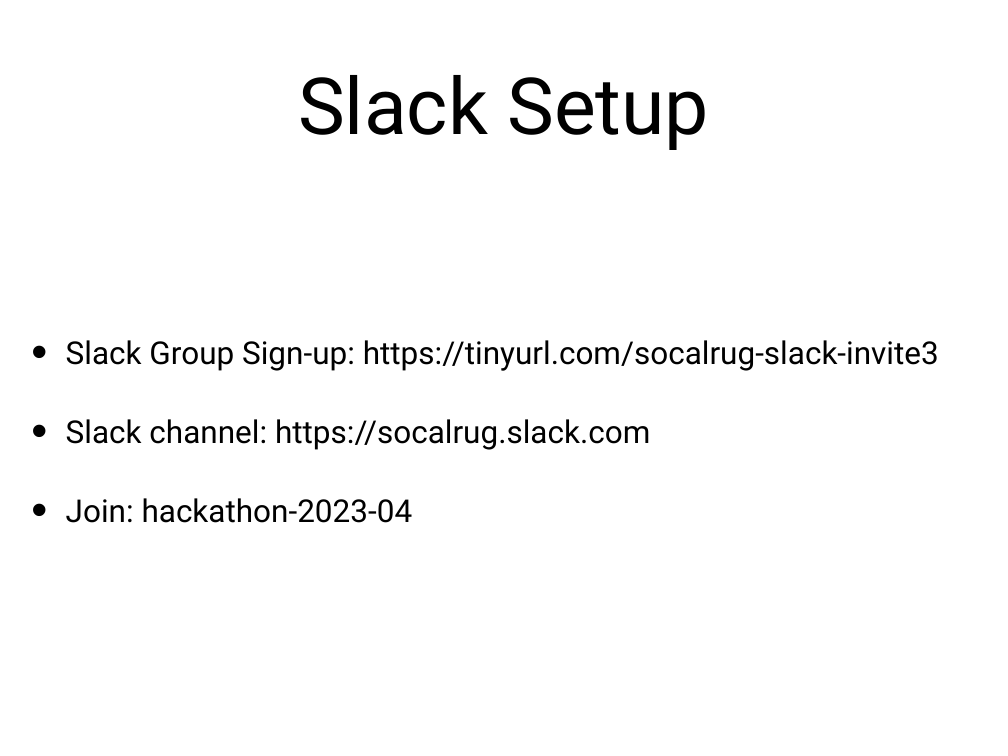
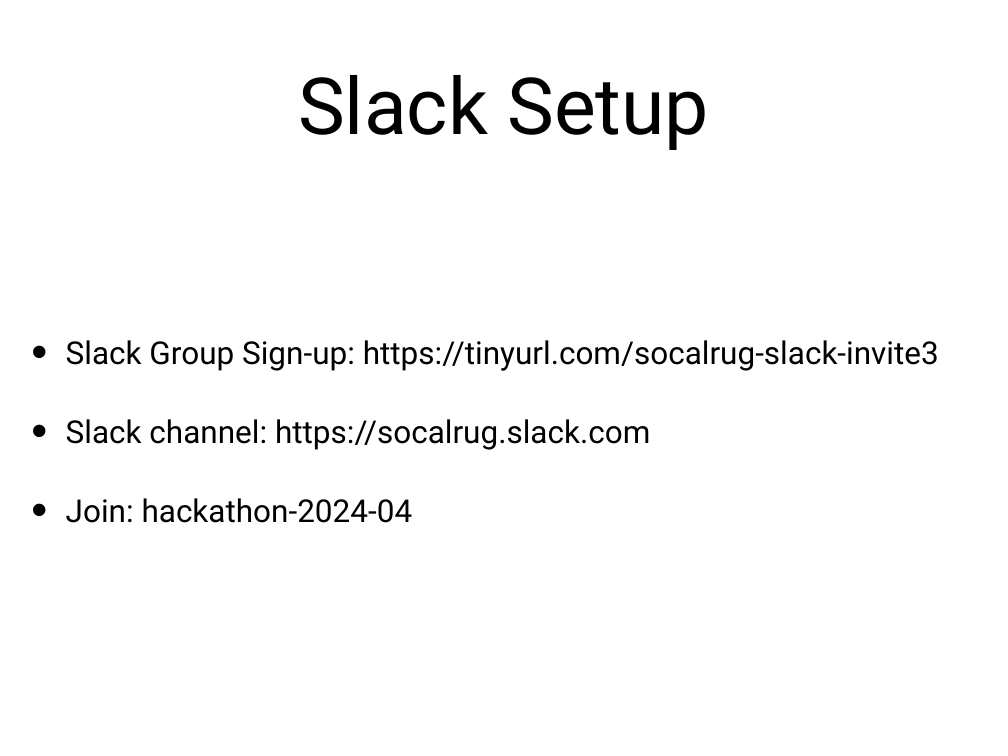
Before and after one commit to socalrug/hackathon-2024-04, a slide deck: slide 12 of admin/intro_slides/hackathon_intro_slides.pptx. Drawn at 1008x756 pixels with LibreOffice and Linux fonts; fonts in the diff are those of the drawing. Boxes give left, top, right and bottom in pixels: in the first picture for what was removed or moved away, otherwise in the second. Text is boxed around its words. In the diff, an @@ line names an element or a change of style, - is before the commit and + after.

```diff
--- a/admin/intro_slides/hackathon_intro_slides.pptx
+++ b/admin/intro_slides/hackathon_intro_slides.pptx
@@ text at (66, 498, 413, 523): text changed @@
-• Join: hackathon-2023-04
+• Join: hackathon-2024-04
```
Also in this commit, not shown: 8 other slides changed, 4 other files.
